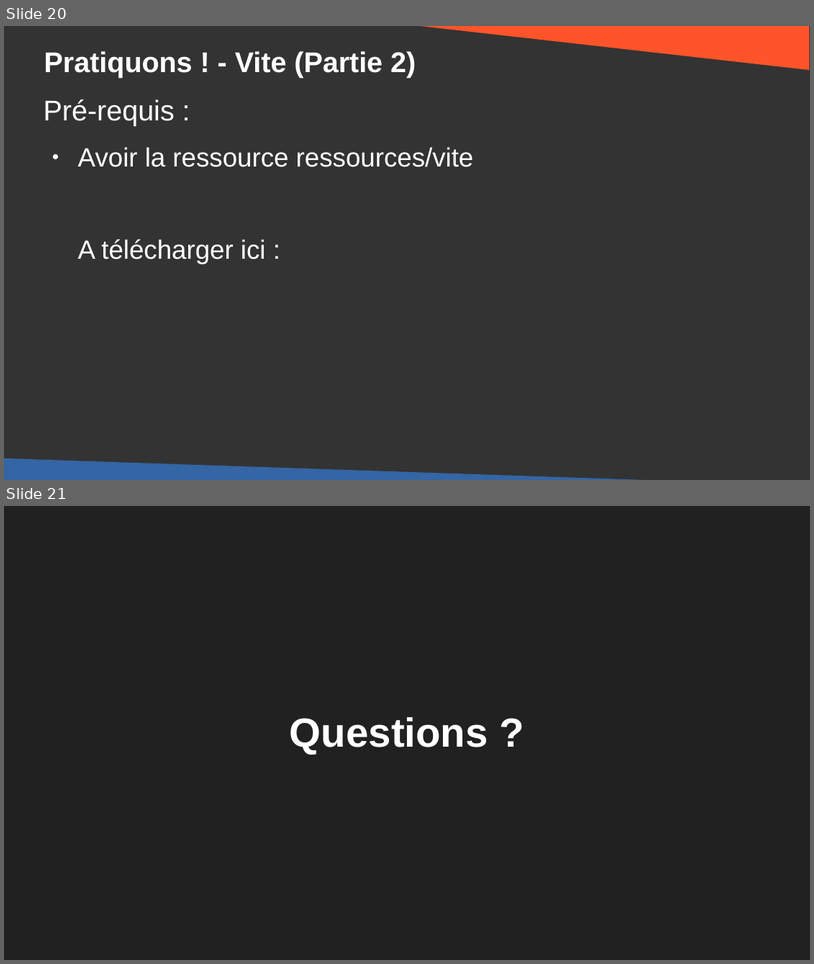
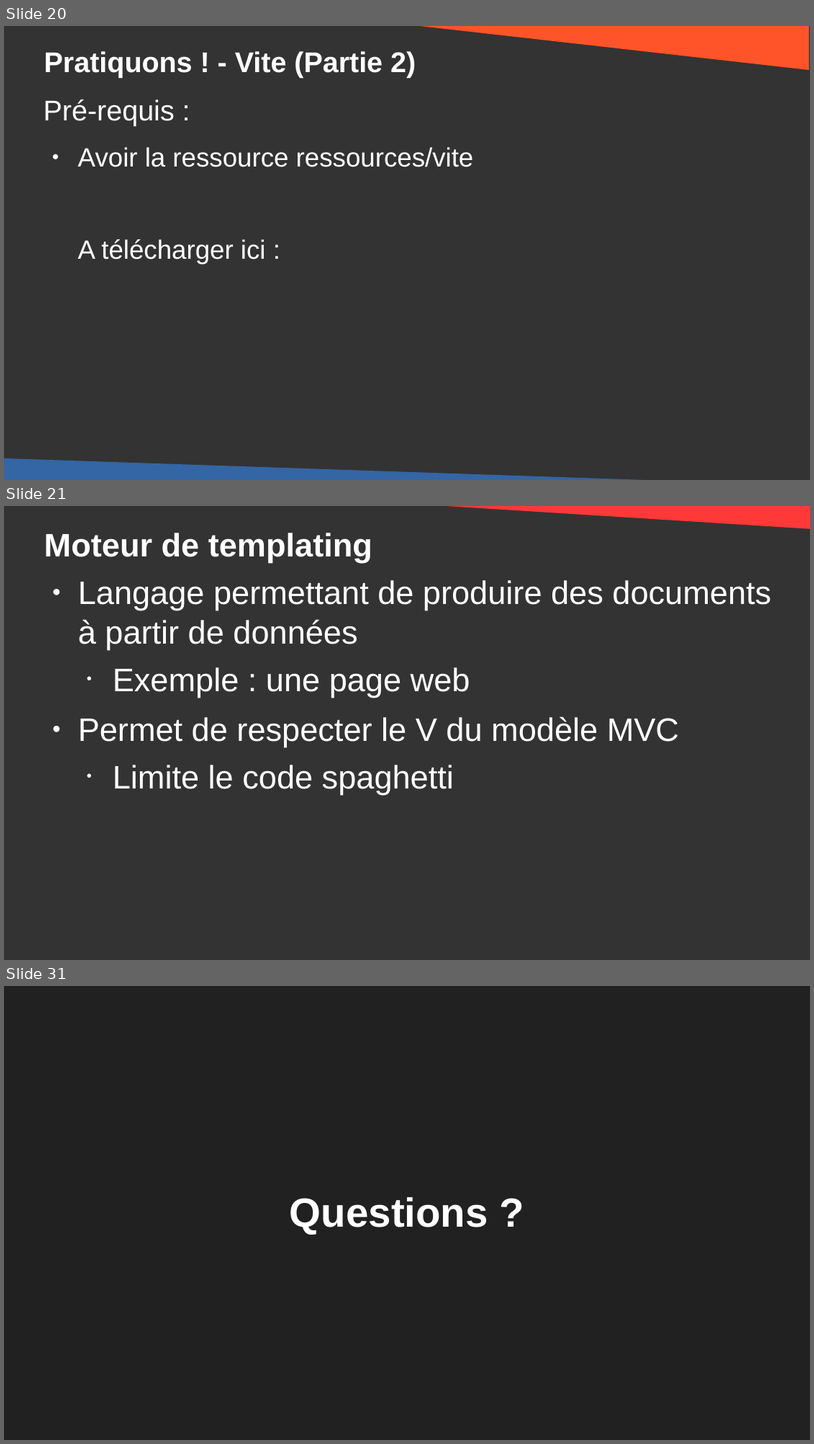
Before and after one commit to DanYellow/cours, a slide deck: developpement-front-s5/travaux-pratiques/numero-4/presentation.odp. Shown one above the other, each under a label of ours: slides 20 and 21 before the commit, slides 20, 21 and 31 after it; the slides between them are not shown. The pictures are 814x964 and 814x1444 pixels, drawn with LibreOffice and Linux fonts; fonts in the diff are those of the drawing. Boxes give left, top, right and bottom in pixels: in the first picture for what was removed or moved away, otherwise in the second. Text is boxed around its words. In the diff, an @@ line names an element or a change of style, - is before the commit and + after.

```diff
--- a/developpement-front-s5/travaux-pratiques/numero-4/presentation.odp
+++ b/developpement-front-s5/travaux-pratiques/numero-4/presentation.odp
@@ slide 21 added at (4, 506, 810, 960), background #333333 @@
@@ right triangle added at (395, 506, 810, 530), fill #FF3838 @@
@@ title added at (44, 533, 373, 562), 32 pt, text #FFFFFF, bold @@
+Moteur de templating
@@ text added at (78, 580, 772, 794), 32 pt, text #FFFFFF @@
+● Langage permettant de produire des documents à partir de données
+  • Exemple : une page web
+● Permet de respecter le V du modèle MVC
+  • Limite le code spaghetti
@@ what was slide 21 is now slide 31 @@
```
Also in this commit, not shown: 1 slide changed, 9 other slides added, 2 other files.
